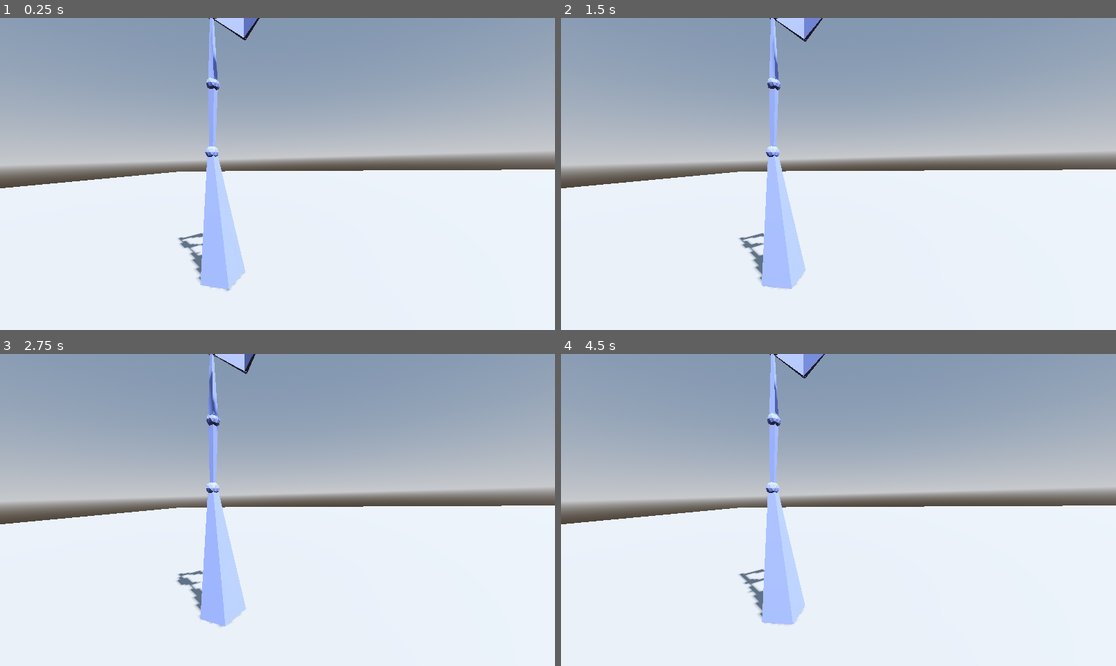
Above: before the commit, frames 1-4 (two rows, left to right).
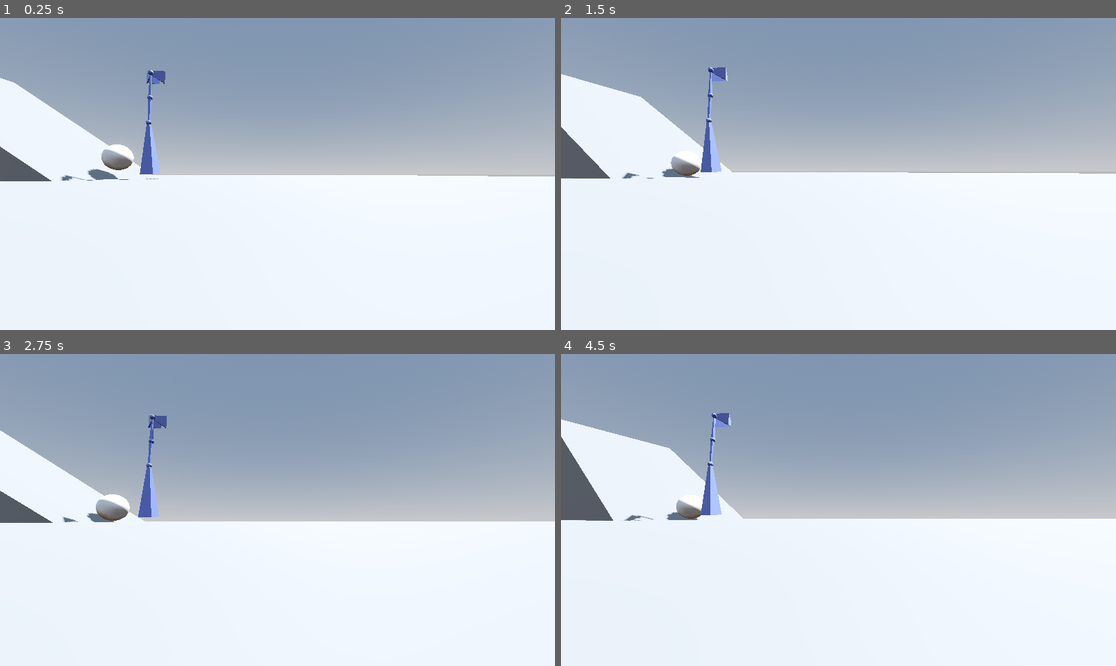
Above: after the commit, the same moments.

Repository: ekmjt/Assignment4
Game: Godot game, scene res://world.tscn
Same seed, same stepped clock (60 frames per second), same inputs: the game is played once before the commit and once after it.
Inputs (mouse positions are in pixels of both pictures, inside the frame that each line leads up to):
- Up to frame 1 (0.25 s): no input
- Up to frame 2 (1.5 s): move the mouse to (866, 174) at 0.52 s; hold W (forward) from 0.53 s (still down); tap Enter at 1.25 s; move the mouse to (810, 174) at 1.27 s
- Up to frame 3 (2.75 s): keep holding W (forward); move the mouse to (288, 503) at 2.02 s
- Up to frame 4 (4.5 s): keep holding W (forward); move the mouse to (832, 516) at 2.77 s; tap Space at 3.5 s; move the mouse to (877, 513) at 3.52 s; move the mouse to (794, 506) at 4.27 s

The runs differ from the first frame. In frame 1, 13% of the frame differs, in the area x 0-100%, y 0-88%; in frame 2, 14%; in frame 3, 16%; in frame 4, 16%, in the area x 0-100%, y 0-87%.

Commit message:
Moving Camera + Adding of Ramp and Ball

Diff:
--- /dev/null
+++ b/assignment4/3DAnimBlender/arm.gd
@@ -0,0 +1,47 @@
+extends CharacterBody3D
+
+@onready var spring_arm_pivot = $SpringArmPivot
+@onready var spring_arm = $SpringArmPivot/SpringArm3D
+@onready var armature = $Armature
+@onready var anim_tree = $AnimationTree
+
+const SPEED = 50.0
+const LERP_VAL = 0.15
+
+# Get the gravity from the project settings to be synced with RigidBody nodes.
+var gravity = ProjectSettings.get_setting("physics/3d/default_gravity")
+
+func _ready():
+	Input.set_mouse_mode(Input.MOUSE_MODE_CAPTURED)
+
+func _unhandled_input(event):
+	if Input.is_action_just_pressed("quit"):
+		get_tree().quit()
+
+	if event is InputEventMouseMotion:
+		spring_arm_pivot.rotate_y(-event.relative.x * 0.005)
+		spring_arm.rotate_x(-event.relative.y * 0.005)
+		spring_arm.rotation.x = clamp(spring_arm.rotation.x, -PI / 4, PI / 4)
+
+func _physics_process(delta):
+	# Add the gravity.
+	if not is_on_floor():
+		velocity.y -= gravity * delta
+	else:
+		velocity.y = 0  # Reset vertical velocity when on the ground
+
+	# Get the input direction and handle the movement/deceleration.
+	var input_dir = Input.get_vector("left", "right", "forward", "back")
+	var direction = (transform.basis * Vector3(input_dir.x, 0, input_dir.y)).normalized()
+	direction = direction.rotated(Vector3.UP, spring_arm_pivot.rotation.y)
+
+	if direction:
+		velocity.x = lerp(velocity.x, direction.x * SPEED, LERP_VAL)
+		velocity.z = lerp(velocity.z, direction.z * SPEED, LERP_VAL)
+		armature.rotation.y = lerp_angle(armature.rotation.y, atan2(-velocity.x, -velocity.z), LERP_VAL)
+	else:
+		velocity.x = move_toward(velocity.x, 0, SPEED)
+		velocity.z = move_toward(velocity.z, 0, SPEED)
+
+	# Move the character using move_and_slide
+	move_and_slide()
--- a/assignment4/3DAnimBlender/play.gd
+++ /dev/null
@@ -1,42 +0,0 @@
-extends CharacterBody3D
-@onready var spring_arm_pivot = $SpringArmPivot
-@onready var spring_arm = $SpringArmPivot/SpringArm3D
-@onready var armature=$Armature
-@onready var anim_tree=$AnimationTree
-const SPEED = 5.0
-const LERP_VAL= 0.15
-
-# Get the gravity from the project settings to be synced with RigidBody nodes.
-var gravity = ProjectSettings.get_setting("physics/3d/default_gravity")
-
-func _ready():
-	Input.set_mouse_mode(Input.MOUSE_MODE_CAPTURED)
-
-func _unhandled_input(event):
-	if Input.is_action_just_pressed("quit"):
-		get_tree().quit()
-
-	if event is InputEventMouseMotion:
-		spring_arm_pivot.rotate_y(-event.relative.x * .005)
-		spring_arm.rotate_x(-event.relative.y * .005)
-		spring_arm.rotation.x = clamp(spring_arm.rotation.x, -PI/4, PI/4)
-
-func _physics_process(delta):
-	# Add the gravity.
-	if not is_on_floor():
-		velocity.y -= gravity * delta
-# Get the input direction and handle the movement/deceleration.
-# As good practice, you should replace UI actions with custom gameplay actions.
-	var input_dir = Input.get_vector("left", "right", "forward", "back")
-	var direction = (transform.basis * Vector3(input_dir.x, 0, input_dir.y)).normalized()
-	direction = direction.rotated(Vector3.UP,spring_arm_pivot.rotation.y)
-	if direction:
-		velocity.x = lerp(velocity.x,direction.x * SPEED, LERP_VAL)
-		velocity.z = lerp(velocity.z,direction.z * SPEED, LERP_VAL)
-		armature.rotation.y=lerp_angle(armature.rotation.y, atan2(-velocity.x,-velocity.z),LERP_VAL)
-	else:
-		velocity.x = move_toward(velocity.x, 0, SPEED)
-		velocity.z = move_toward(velocity.z, 0, SPEED)
-
-
-	move_and_slide()
--- a/assignment4/3DAnimBlender/world.tscn
+++ b/assignment4/3DAnimBlender/world.tscn
@@ -1,6 +1,6 @@
-[gd_scene load_steps=17 format=4 uid="uid://c700pjn84lp4f"]
-
-[ext_resource type="Script" path="res://play.gd" id="1_4d6w8"]
+[gd_scene load_steps=24 format=4 uid="uid://c700pjn84lp4f"]
+
+[ext_resource type="Script" path="res://arm.gd" id="1_ocdue"]
 
 [sub_resource type="ProceduralSkyMaterial" id="ProceduralSkyMaterial_fwl0a"]
 sky_horizon_color = Color(0.64625, 0.65575, 0.67075, 1)
@@ -495,6 +495,38 @@
 [sub_resource type="ConcavePolygonShape3D" id="ConcavePolygonShape3D_qtg3t"]
 data = PackedVector3Array(25, 0, 25, -25, 0, 25, 25, 0, -25, -25, 0, 25, -25, 0, -25, 25, 0, -25)
 
+[sub_resource type="PrismMesh" id="PrismMesh_v8vat"]
+
+[sub_resource type="ConcavePolygonShape3D" id="ConcavePolygonShape3D_6181c"]
+data = PackedVector3Array(0, 0.5, 0.5, 0.5, -0.5, 0.5, -0.5, -0.5, 0.5, 0, 0.5, -0.5, -0.5, -0.5, -0.5, 0.5, -0.5, -0.5, 0, 0.5, 0.5, 0, 0.5, -0.5, 0.5, -0.5, 0.5, 0, 0.5, -0.5, 0.5, -0.5, -0.5, 0.5, -0.5, 0.5, 0, 0.5, -0.5, 0, 0.5, 0.5, -0.5, -0.5, -0.5, 0, 0.5, 0.5, -0.5, -0.5, 0.5, -0.5, -0.5, -0.5, -0.5, -0.5, 0.5, 0.5, -0.5, 0.5, -0.5, -0.5, -0.5, 0.5, -0.5, 0.5, 0.5, -0.5, -0.5, -0.5, -0.5, -0.5)
+
+[sub_resource type="Shader" id="Shader_q0k5a"]
+code = "shader_type spatial;
+
+void vertex() {
+	// Called for every vertex the material is visible on.
+}
+
+void fragment() {
+	// Called for every pixel the material is visible on.
+}
+
+//void light() {
+	// Called for every pixel for every light affecting the material.
+	// Uncomment to replace the default light processing function with this one.
+//}
+"
+
+[sub_resource type="ShaderMaterial" id="ShaderMaterial_c3tl8"]
+render_priority = 0
+shader = SubResource("Shader_q0k5a")
+
+[sub_resource type="SphereMesh" id="SphereMesh_5lfvq"]
+
+[sub_resource type="Skin" id="Skin_cvfqt"]
+
+[sub_resource type="SphereShape3D" id="SphereShape3D_okfep"]
+
 [node name="World" type="Node3D"]
 
 [node name="DirectionalLight3D" type="DirectionalLight3D" parent="."]
@@ -504,13 +536,10 @@
 [node name="WorldEnvironment" type="WorldEnvironment" parent="."]
 environment = SubResource("Environment_qusxx")
 
-[node name="Camera3D" type="Camera3D" parent="."]
-transform = Transform3D(-0.317418, -0.0834691, 0.944605, -0.0265874, 0.99651, 0.0791215, -0.947913, 0, -0.318529, 2.78126, 1.88593, -1.79541)
-
 [node name="arm" type="CharacterBody3D" parent="."]
 transform = Transform3D(1, 0, 0, 0, 1, 0, 0, 0, 1, 0.0726399, 0, -0.0132054)
 disable_mode = 2
-script = ExtResource("1_4d6w8")
+script = ExtResource("1_ocdue")
 
 [node name="CollisionShape3D" type="CollisionShape3D" parent="arm"]
 shape = SubResource("CapsuleShape3D_0w7be")
@@ -594,14 +623,39 @@
 [node name="SpringArmPivot" type="Node3D" parent="arm"]
 
 [node name="SpringArm3D" type="SpringArm3D" parent="arm/SpringArmPivot"]
+transform = Transform3D(1, 0, 0, 0, 1, 0, 0, 0, 1, 5, 0, 5)
+spring_length = 3.0
 
 [node name="Camera3D" type="Camera3D" parent="arm/SpringArmPivot/SpringArm3D"]
-transform = Transform3D(1, 0, 0, 0, 1, 0, 0, 0, 1, 0, 3.0598, 0)
-
-[node name="MeshInstance3D" type="MeshInstance3D" parent="."]
+transform = Transform3D(1, 0, 0, 0, 1, 0, 0, 0, 1, 6.75568, 4.14868, 5.24541)
+
+[node name="Floor" type="MeshInstance3D" parent="."]
+transform = Transform3D(1, 0, 0, 0, 1, 0, 0, 0, 1, 0, 0, 0.00822449)
 mesh = SubResource("PlaneMesh_jn17i")
 
-[node name="StaticBody3D" type="StaticBody3D" parent="MeshInstance3D"]
-
-[node name="CollisionShape3D" type="CollisionShape3D" parent="MeshInstance3D/StaticBody3D"]
+[node name="StaticBody3D" type="StaticBody3D" parent="Floor"]
+
+[node name="CollisionShape3D" type="CollisionShape3D" parent="Floor/StaticBody3D"]
 shape = SubResource("ConcavePolygonShape3D_qtg3t")
+
+[node name="Ramp" type="MeshInstance3D" parent="."]
+transform = Transform3D(30, 0, 0, 0, 10, 0, 0, 0, 5, -8.63015, 0, -0.264803)
+mesh = SubResource("PrismMesh_v8vat")
+
+[node name="StaticBody3D" type="StaticBody3D" parent="Ramp"]
+
+[node name="CollisionShape3D" type="CollisionShape3D" parent="Ramp/StaticBody3D"]
+shape = SubResource("ConcavePolygonShape3D_6181c")
+
+[node name="RigidBody3D" type="RigidBody3D" parent="."]
+transform = Transform3D(1, 0, 0, 0, 1, 0, 0, 0, 1, -0.894448, 1.07161, 0)
+
+[node name="Ball" type="MeshInstance3D" parent="RigidBody3D"]
+transform = Transform3D(1, 0, 0, 0, 1, 0, 0, 0, 1, -0.114104, 0.0620937, 0)
+material_override = SubResource("ShaderMaterial_c3tl8")
+mesh = SubResource("SphereMesh_5lfvq")
+skin = SubResource("Skin_cvfqt")
+skeleton = NodePath("../..")
+
+[node name="CollisionShape3D" type="CollisionShape3D" parent="RigidBody3D"]
+shape = SubResource("SphereShape3D_okfep")
